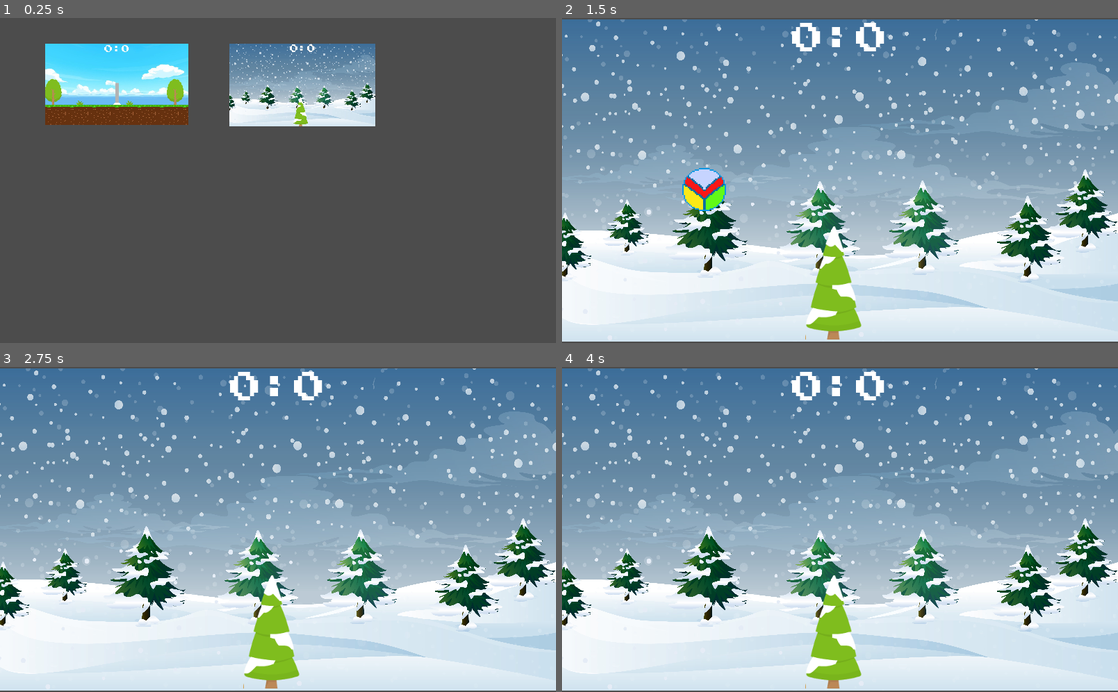
Above: before the commit, frames 1-4 (two rows, left to right).
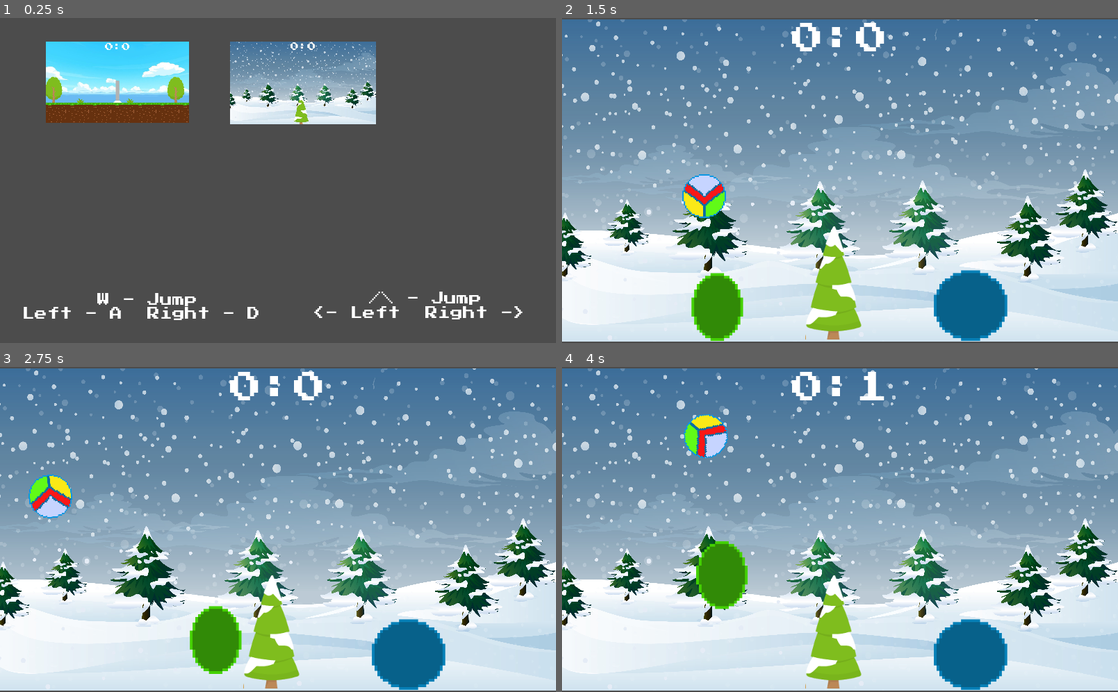
Above: after the commit, the same moments.

Repository: DJWOMS/volleyball-game-godot
Game: Godot game, scene res://levels/ChoiceLvl.tscn
Same seed, same stepped clock (60 frames per second), same inputs: the game is played once before the commit and once after it.
Inputs (mouse positions are in pixels of both pictures, inside the frame that each line leads up to; where the layout moved, square brackets give the same spot in the first picture):
- Up to frame 1 (0.25 s): no input
- Up to frame 2 (1.5 s): click (867, 83) [862, 86] at 0.5 s; hold D (pl_2_right) from 1.28 s (still down); hold Space (start) from 1.28 s (still down)
- Up to frame 3 (2.75 s): keep holding D (pl_2_right); tap W (pl_2_up) at 1.52, 2.27 s; release Space (start) at 2.03 s; tap Space (start) at 2.1 s
- Up to frame 4 (4 s): release D (pl_2_right) at 2.78 s; hold A (pl_2_left) 2.78-3.53 s; hold Space (start) 2.78-3.53 s; hold D (pl_2_right) from 3.53 s (still down); tap Space (start) at 3.6 s; tap W (pl_2_up) at 3.77 s

The runs differ from the first frame. In frame 1, 4.8% of the frame differs, in the area x 4-94%, y 7-93%; in frame 2, 4.6%; in frame 3, 4.7%; in frame 4, 5.0%, in the area x 21-81%, y 1-100%.

Commit message:
update level 2

Diff:
--- a/levels/ChoiceLvl.tscn
+++ b/levels/ChoiceLvl.tscn
@@ -1,12 +1,21 @@
-[gd_scene load_steps=4 format=2]
+[gd_scene load_steps=6 format=2]
 
 [ext_resource path="res://sprites/level_icon/lvl_1.jpg" type="Texture" id=1]
 [ext_resource path="res://levels/ChoiceLvl.gd" type="Script" id=2]
 [ext_resource path="res://sprites/level_icon/lvl_2.jpg" type="Texture" id=3]
+[ext_resource path="res://Font/PressStart2P-Regular.ttf" type="DynamicFontData" id=4]
+
+[sub_resource type="DynamicFont" id=1]
+size = 24
+font_data = ExtResource( 4 )
 
 [node name="Control" type="Control"]
 anchor_right = 1.0
 anchor_bottom = 1.0
+margin_left = 1.25995
+margin_top = -3.77979
+margin_right = 1.26001
+margin_bottom = -3.77979
 script = ExtResource( 2 )
 __meta__ = {
 "_edit_use_anchors_": false
@@ -33,5 +42,28 @@
 __meta__ = {
 "_edit_use_anchors_": false
 }
+
+[node name="Label" type="Label" parent="."]
+margin_left = 31.3611
+margin_top = 513.238
+margin_right = 511.361
+margin_bottom = 570.238
+custom_fonts/font = SubResource( 1 )
+text = "W - Jump
+Left - A  Right - D "
+align = 1
+
+[node name="Label2" type="Label" parent="."]
+margin_left = 555.0
+margin_top = 511.0
+margin_right = 1011.0
+margin_bottom = 577.0
+custom_fonts/font = SubResource( 1 )
+text = "/\\ - Jump
+<- Left  Right -> "
+align = 1
+__meta__ = {
+"_edit_use_anchors_": false
+}
 [connection signal="pressed" from="TextureButton" to="." method="_on_TextureButton_pressed"]
 [connection signal="pressed" from="lvl2" to="." method="_on_lvl2_pressed"]
--- a/levels/Level2.tscn
+++ b/levels/Level2.tscn
@@ -7,6 +7,16 @@
 [ext_resource path="res://Ball.tscn" type="PackedScene" id=5]
 [ext_resource path="res://Score.tscn" type="PackedScene" id=6]
 [ext_resource path="res://scripts/Level2.gd" type="Script" id=7]
+[ext_resource path="res://audio/forest_winter.wav" type="AudioStream" id=8]
+
+[sub_resource type="RectangleShape2D" id=1]
+extents = Vector2( 17.0158, 824.697 )
+
+[sub_resource type="RectangleShape2D" id=2]
+extents = Vector2( 272.51, 10 )
+
+[sub_resource type="RectangleShape2D" id=3]
+extents = Vector2( 596.204, 13.8699 )
 
 [node name="Level2" type="Node2D"]
 script = ExtResource( 7 )
@@ -21,17 +31,67 @@
 format = 1
 tile_data = PoolIntArray( 393223, 3, 0 )
 
+[node name="StaticBody2D" type="StaticBody2D" parent="."]
+
+[node name="CollisionShape2D" type="CollisionShape2D" parent="StaticBody2D"]
+position = Vector2( -17.0937, 308.947 )
+shape = SubResource( 1 )
+
+[node name="StaticBody2D2" type="StaticBody2D" parent="."]
+
+[node name="CollisionShape2D" type="CollisionShape2D" parent="StaticBody2D2"]
+position = Vector2( 1041.43, 303.608 )
+shape = SubResource( 1 )
+
+[node name="fallzone_pl1" type="Area2D" parent="."]
+position = Vector2( 237.637, 606.937 )
+__meta__ = {
+"_edit_group_": true
+}
+
+[node name="CollisionShape2D" type="CollisionShape2D" parent="fallzone_pl1"]
+shape = SubResource( 2 )
+
+[node name="fallzone_pl2" type="Area2D" parent="."]
+position = Vector2( 781.584, 606.937 )
+__meta__ = {
+"_edit_group_": true
+}
+
+[node name="CollisionShape2D" type="CollisionShape2D" parent="fallzone_pl2"]
+shape = SubResource( 2 )
+
 [node name="Ball" parent="." instance=ExtResource( 5 )]
+position = Vector2( 73.6264, 12.2238 )
 
 [node name="Player2" parent="." instance=ExtResource( 3 )]
 position = Vector2( 151.71, 140.503 )
-SPEED = 150
+SPEED = 170
+JUMPFORCE = -900
 
 [node name="Player" parent="." instance=ExtResource( 4 )]
-SPEED = 150
+SPEED = 170
+JUMPFORCE = -900
 
 [node name="Score" parent="." instance=ExtResource( 6 )]
 
 [node name="AudioStreamPlayer" type="AudioStreamPlayer" parent="."]
+stream = ExtResource( 8 )
+volume_db = -10.0
+
+[node name="StaticBody2D3" type="StaticBody2D" parent="."]
+position = Vector2( 502.062, 606.297 )
+__meta__ = {
+"_edit_group_": true
+}
+
+[node name="CollisionShape2D" type="CollisionShape2D" parent="StaticBody2D3"]
+position = Vector2( -0.793701, 3.96851 )
+shape = SubResource( 3 )
+[connection signal="body_entered" from="fallzone_pl1" to="Ball" method="_on_fallzone_pl1_body_entered"]
+[connection signal="body_entered" from="fallzone_pl2" to="Ball" method="_on_fallzone_pl2_body_entered"]
+[connection signal="body_entered" from="Ball" to="Ball" method="_on_Ball_body_entered"]
+[connection signal="fall_pl_1" from="Ball" to="Score" method="_on_Ball_fall_pl_1"]
 [connection signal="fall_pl_1" from="Ball" to="." method="_on_Ball_fall_pl_1"]
+[connection signal="fall_pl_2" from="Ball" to="Score" method="_on_Ball_fall_pl_2"]
 [connection signal="fall_pl_2" from="Ball" to="." method="_on_Ball_fall_pl_2"]
--- a/sprites/trees.tres
+++ b/sprites/trees.tres
@@ -3,7 +3,7 @@
 [ext_resource path="res://sprites/foliagePack_default.png" type="Texture" id=1]
 
 [sub_resource type="ConvexPolygonShape2D" id=1]
-points = PoolVector2Array( 103.75, 210, 0.972229, 210, 0.972229, 0, 103.75, 0 )
+points = PoolVector2Array( 53, 1, 56, 1, 79, 77, 103, 182, 103, 208, 1, 209, 0, 178, 48, 0 )
 
 [resource]
 0/name = "foliagePack_default.png 0"
Not shown: 1 places in levels/Level2.tscn that only renumber resources
